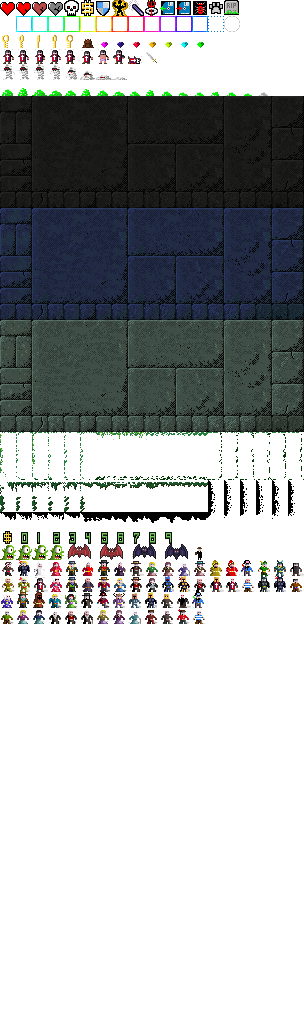
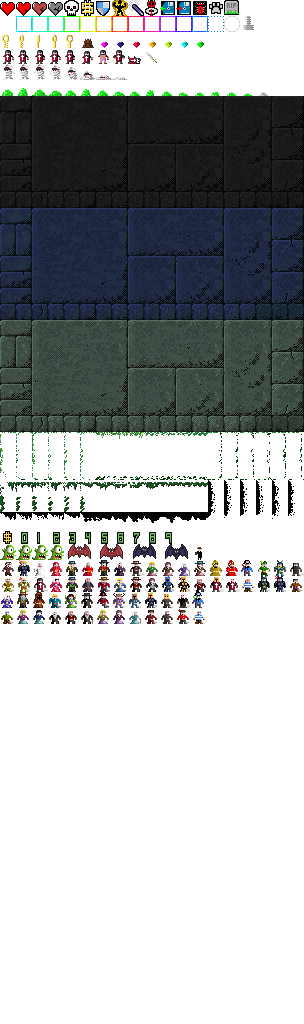
Layer changes from the first 304 x 1024 image to the second:
painted on "Layer" over [243, 16, 254, 30]
